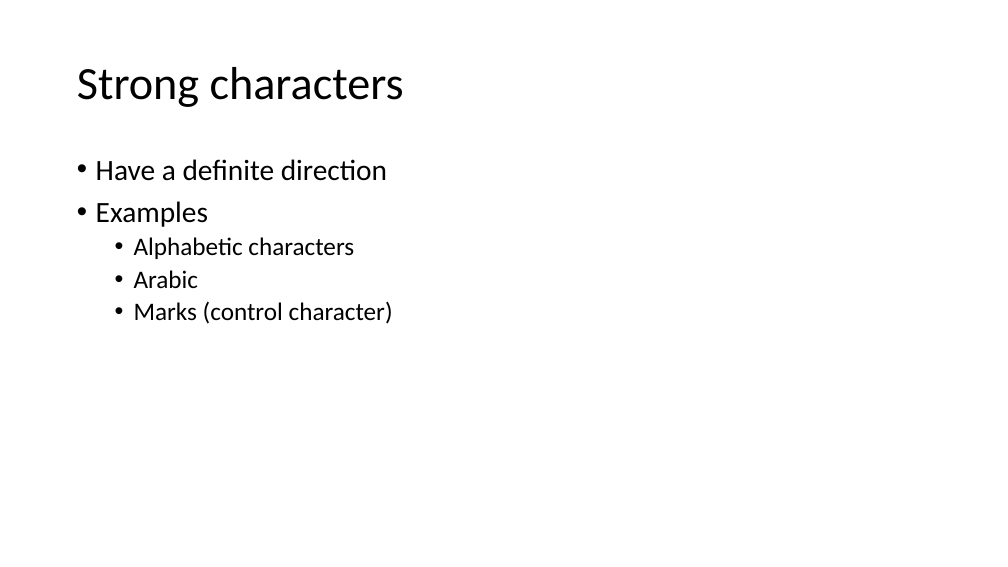
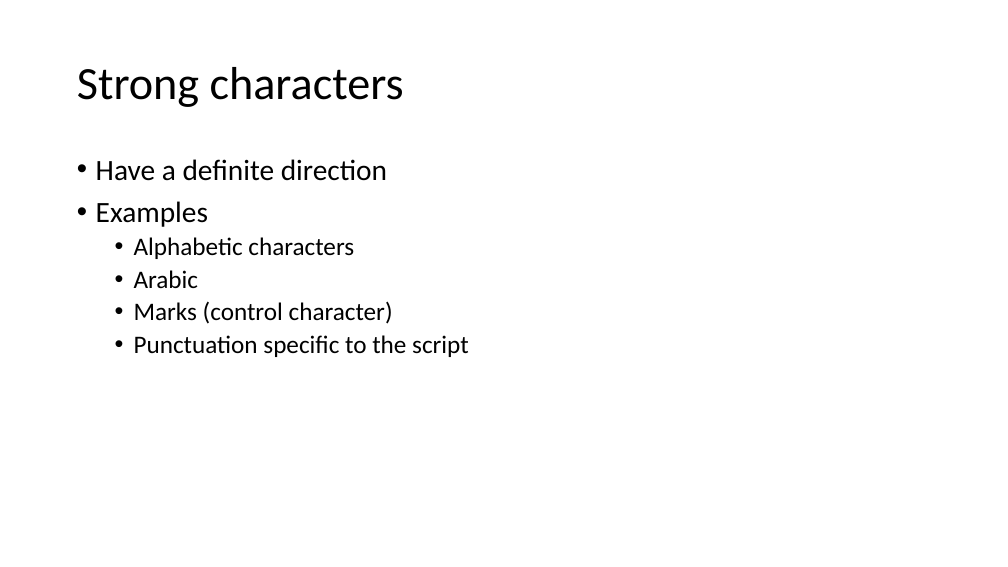
Before and after one commit to dsafa/rtl-demo, a slide deck: slide 5 of RTL.pptx. Drawn at 1008x567 pixels with LibreOffice and Linux fonts; fonts in the diff are those of the drawing. Boxes give left, top, right and bottom in pixels: in the first picture for what was removed or moved away, otherwise in the second. Text is boxed around its words. In the diff, an @@ line names an element or a change of style, - is before the commit and + after.

```diff
--- a/RTL.pptx
+++ b/RTL.pptx
@@ text at [134, 335, 469, 357]: paragraph added @@
+  • Punctuation specific to the script
```
Also in this commit, not shown: 14 other slides changed, 4 slides added, 1 other file.
